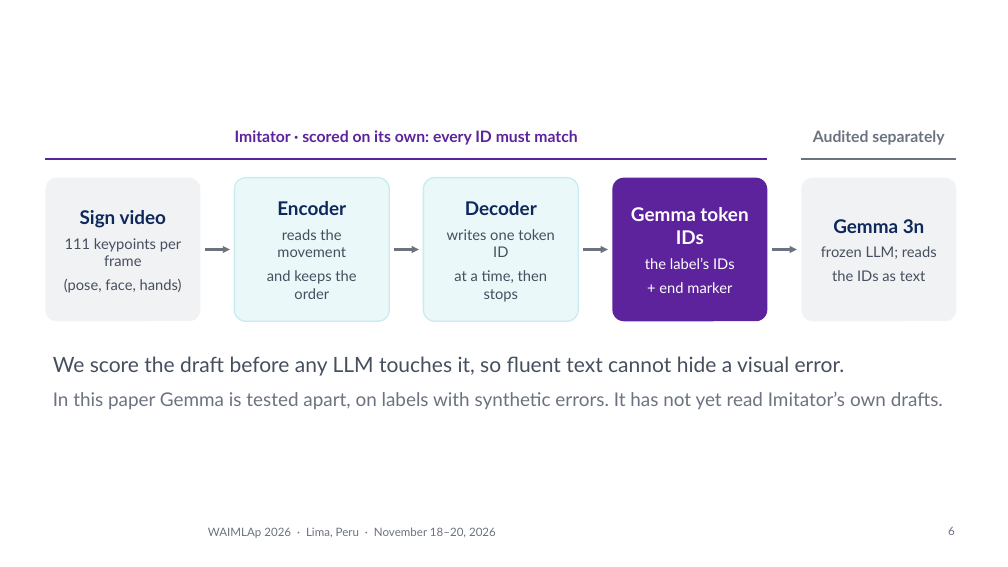
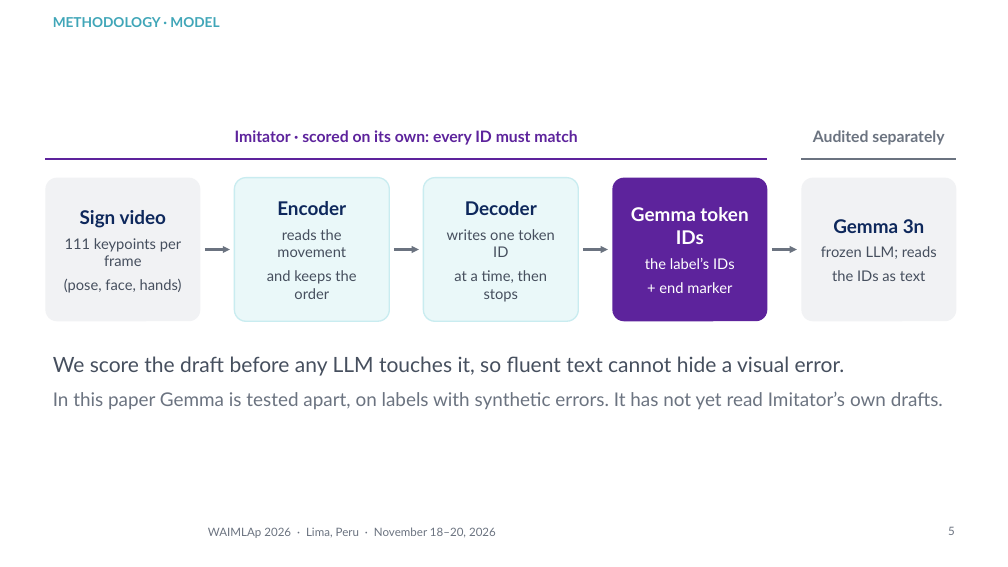
Before and after one commit to Percep3/Imitator, a slide deck: slide 5 of presentation/waimlap2026/imitator_waimlap2026.pptx (slide 6 before the commit). Drawn at 1008x567 pixels with LibreOffice and Linux fonts; fonts in the diff are those of the drawing; background and template pictures are left out. Boxes give left, top, right and bottom in pixels: in the first picture for what was removed or moved away, otherwise in the second. Text is boxed around its words. In the diff, an @@ line names an element or a change of style, - is before the commit and + after.

```diff
--- a/presentation/waimlap2026/imitator_waimlap2026.pptx
+++ b/presentation/waimlap2026/imitator_waimlap2026.pptx
@@ text added at <box>53,17,219,27</box>, 13 pt, text #40A6B8, bold @@
+METHODOLOGY · MODEL
@@ page number at <box>948,527,955,535</box>: text changed @@
-6
+5
```
Also in this commit, not shown: 10 other slides changed, 1 slide added, 1 slide removed, 6 other files.
